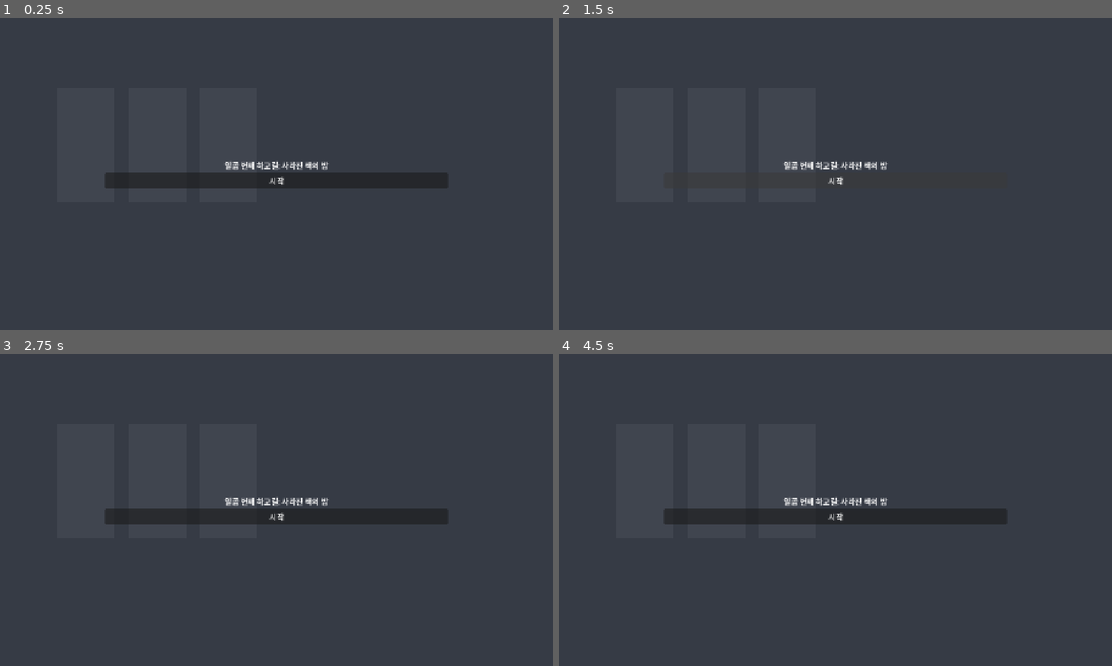
Above: before the commit, frames 1-4 (two rows, left to right).
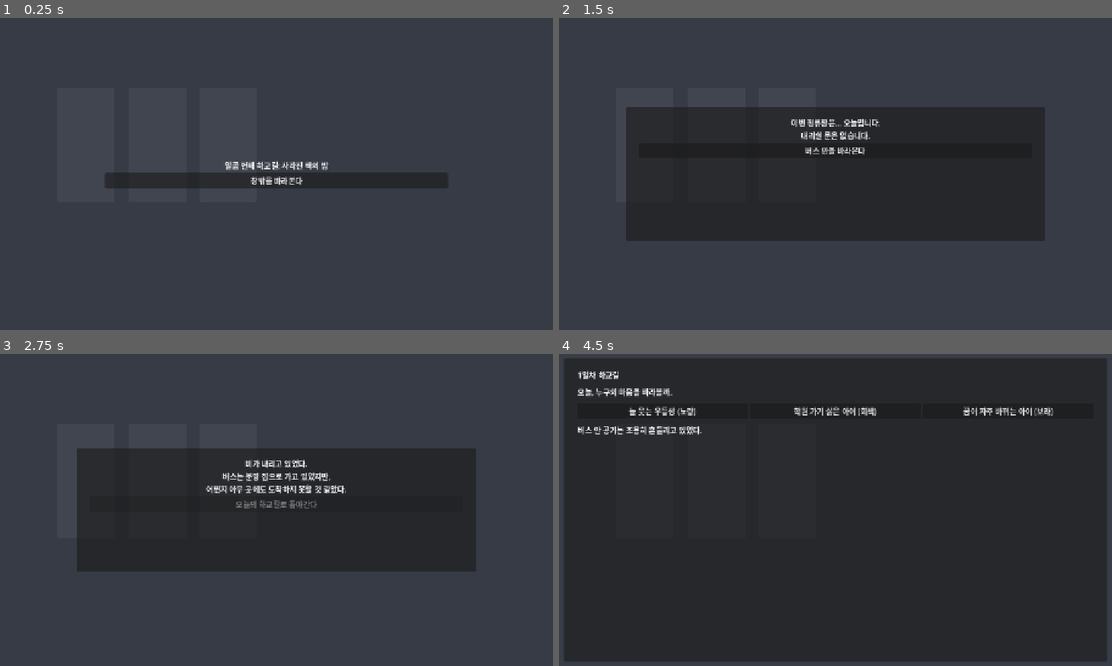
Above: after the commit, the same moments.

Repository: yogitobi31/afterschool
Game: Godot game, scene res://scenes/Main.tscn
Two runs of this game, one before a commit and one after it. Both use one fixed random seed, a clock stepped at 60 frames per second and the inputs below.
Inputs (mouse positions are in pixels of both pictures, inside the frame that each line leads up to):
- Up to frame 1 (0.25 s): no input
- Up to frame 2 (1.5 s): click "시작" (after the commit: "창밖을 바라본다") at 0.5 s; click (835, 180) at 1.25 s, where only the run before the commit has a clickable "시작"
- Up to frame 3 (2.75 s): click (276, 488) at 2 s, where only the run after the commit has a clickable "버스 안을 바라본다"
- Up to frame 4 (4.5 s): click (835, 516) at 2.75 s, where only the run before the commit has a clickable "시작"; tap Enter at 3.5 s; click (835, 503) at 4.25 s, where only the run after the commit has a clickable "오늘의 하교길로 돌아간다"

The runs differ from the first frame. In frame 1, 0.2% of the frame differs, in the area x 45-55%, y 50-54%; in frame 2, 29%; in frame 3, 25%; in frame 4, 91%, in the area x 1-99%, y 1-99%.
Error before the commit: Parse Error: Cannot infer the type of "observation" variable because the value doesn't have a set type. (res://scripts/main.gd:116)

Commit message:
Fix Godot typed parsing errors and deepen day-loop emotional flow

Diff:
--- a/scripts/audio_manager.gd
+++ b/scripts/audio_manager.gd
@@ -31,6 +31,11 @@
 func play_ambience(name: String) -> void:
 	_play_on_player(ambience_player, name)
 
+func stop_ambience(name: String = "") -> void:
+	if ambience_player == null:
+		return
+	ambience_player.stop()
+
 func play_sfx(name: String) -> void:
 	_play_on_player(sfx_player, name)
 
@@ -41,17 +46,17 @@
 func fade_bgm(duration: float = 0.8, target_db: float = -24.0) -> void:
 	if not bgm_player:
 		return
-	var tween := create_tween()
+	var tween: Tween = create_tween()
 	tween.tween_property(bgm_player, "volume_db", target_db, duration)
 
 func _create_player(bus_name: String) -> AudioStreamPlayer:
-	var player := AudioStreamPlayer.new()
+	var player: AudioStreamPlayer = AudioStreamPlayer.new()
 	player.bus = bus_name
 	add_child(player)
 	return player
 
 func _play_on_player(player: AudioStreamPlayer, slot_name: String) -> void:
-	var stream := _load_stream(slot_name)
+	var stream: AudioStream = _load_stream(slot_name)
 	if stream == null:
 		return
 	player.stream = stream
@@ -66,7 +71,7 @@
 	if not FileAccess.file_exists(path):
 		push_warning("오디오 파일이 없어 재생을 건너뜁니다: %s" % path)
 		return null
-	var stream := load(path)
+	var stream: Resource = load(path)
 	if stream == null:
 		push_warning("오디오를 로드하지 못했습니다: %s" % path)
-	return stream
+	return stream as AudioStream
--- a/scripts/game_state.gd
+++ b/scripts/game_state.gd
@@ -28,9 +28,13 @@
 	color_counts[color_id] = int(color_counts.get(color_id, 0)) + 1
 
 func small_change_for_today(student_id: String) -> String:
-	for choice in player_choices:
-		if choice.student_id == student_id and int(choice.day) == day - 1:
-			return SMALL_CHANGE_BY_COLOR.get(choice.color_id, "")
+	for choice_data in player_choices:
+		var choice: Dictionary = choice_data
+		var choice_student_id: String = str(choice.get("student_id", ""))
+		var choice_day: int = int(choice.get("day", 0))
+		if choice_student_id == student_id and choice_day == day - 1:
+			var color_id: String = str(choice.get("color_id", "gray"))
+			return str(SMALL_CHANGE_BY_COLOR.get(color_id, ""))
 	return ""
 
 func advance_day() -> bool:
@@ -38,10 +42,12 @@
 	return day > MAX_DAY
 
 func top_color_id() -> String:
-	var top := "blue"
-	var top_count := -1
-	for color_id in color_counts.keys():
-		if color_counts[color_id] > top_count:
+	var top: String = "blue"
+	var top_count: int = -1
+	for color_id_value in color_counts.keys():
+		var color_id: String = str(color_id_value)
+		var count: int = int(color_counts.get(color_id, 0))
+		if count > top_count:
 			top = color_id
-			top_count = color_counts[color_id]
+			top_count = count
 	return top
--- a/scripts/main.gd
+++ b/scripts/main.gd
@@ -60,9 +60,9 @@
 @onready var color_overlay_purple: ColorRect = $ArtLayer/ColorOverlayPurple
 @onready var color_overlay_gray: ColorRect = $ArtLayer/ColorOverlayGray
 
-var data := DataManager.new()
-var state := GameState.new()
-var audio := AudioManager.new()
+var data: DataManager = DataManager.new()
+var state: GameState = GameState.new()
+var audio: AudioManager = AudioManager.new()
 var current_student: Dictionary = {}
 
 func _ready() -> void:
@@ -88,7 +88,7 @@
 
 func show_day_intro(day: int) -> void:
 	_show_only(day_intro_layer)
-	day_intro_label.text = DAY_INTRO_TEXTS.get(day, "")
+	day_intro_label.text = str(DAY_INTRO_TEXTS.get(day, ""))
 	audio.fade_bgm(0.6, -14.0)
 	await get_tree().create_timer(1.7).timeout
 	day_intro_next_button.disabled = false
@@ -100,28 +100,37 @@
 	audio.play_ambience("bus_engine_ambience")
 	day_intro_next_button.disabled = true
 	day_label.text = "%d일차 하교길" % state.day
-	guide_label.text = DAY_GUIDES.get(state.day, "오늘, 누구의 마음을 바라볼까.")
+	guide_label.text = str(DAY_GUIDES.get(state.day, "오늘, 누구의 마음을 바라볼까."))
 	observe_label.text = "버스 안 공기는 조용히 흔들리고 있었다."
 	for child in student_buttons.get_children():
 		child.queue_free()
-	for student in data.students:
-		var b := Button.new()
-		b.text = "%s (%s)" % [student.name, student.outer_color]
+	for student_data in data.students:
+		var student: Dictionary = student_data as Dictionary
+		var b: Button = Button.new()
+		var student_name: String = str(student.get("name", "이름 없는 학생"))
+		var outer_color: String = str(student.get("outer_color", ""))
+		b.text = "%s (%s)" % [student_name, outer_color]
 		b.size_flags_horizontal = Control.SIZE_EXPAND_FILL
 		b.pressed.connect(func(s = student): _select_student(s))
 		student_buttons.add_child(b)
 
 func _select_student(student: Dictionary) -> void:
 	current_student = student
-	var observation := student.day_observations[state.day - 1]
-	var small_change := state.small_change_for_today(student.id)
+	var observations: Array = student.get("day_observations", [])
+	if observations.is_empty():
+		observe_label.text = "아직 관찰할 수 있는 단서가 없었다."
+		return
+	var day_index: int = clamp(state.day - 1, 0, observations.size() - 1)
+	var observation: String = str(observations[day_index])
+	var student_id: String = str(student.get("id", "unknown"))
+	var small_change: String = state.small_change_for_today(student_id)
 	if not small_change.is_empty():
 		observation += "\n" + small_change
 	observe_label.text = observation
 	guide_label.text = "조금 더 살펴본다"
-	_set_student_change_slot(student.id, not small_change.is_empty())
+	_set_student_change_slot(student_id, not small_change.is_empty())
 	if not $Root/BusLayer/Margin/V.has_node("TalkNow"):
-		var talk_btn := Button.new()
+		var talk_btn: Button = Button.new()
 		talk_btn.name = "TalkNow"
 		talk_btn.text = "그 아이에게 말을 건넨다"
 		talk_btn.pressed.connect(_show_talk)
@@ -129,8 +138,11 @@
 
 func _show_talk() -> void:
 	_show_only(talk_layer)
-	talk_name_label.text = current_student.name
-	talk_text_label.text = current_student.talk["day%d" % state.day]
+	var student_name: String = str(current_student.get("name", "이름 없는 학생"))
+	talk_name_label.text = student_name
+	var talks: Dictionary = current_student.get("talk", {}) as Dictionary
+	var talk_key: String = "day%d" % state.day
+	talk_text_label.text = str(talks.get(talk_key, "..."))
 
 func _show_color_choice() -> void:
 	_show_only(color_layer)
@@ -139,25 +151,34 @@
 	color_prompt_label.text = "어떤 색을 조심스럽게 건넬까."
 	for child in color_cards.get_children():
 		child.queue_free()
-	for color_data in data.colors:
-		var card := Button.new()
-		card.text = "%s\n%s" % [color_data.name, color_data.meaning]
+	for color_item in data.colors:
+		var color_data: Dictionary = color_item as Dictionary
+		var card: Button = Button.new()
+		var color_name: String = str(color_data.get("name", "이름 없는 색"))
+		var color_meaning: String = str(color_data.get("meaning", ""))
+		card.text = "%s\n%s" % [color_name, color_meaning]
 		card.autowrap_mode = TextServer.AUTOWRAP_WORD_SMART
 		card.custom_minimum_size = Vector2(0, 72)
-		card.modulate = Color.from_string(color_data.hex, Color.WHITE)
+		var color_hex: String = str(color_data.get("hex", "#ffffff"))
+		card.modulate = Color.from_string(color_hex, Color.WHITE)
 		card.pressed.connect(func(c = color_data): _choose_color(c))
 		color_cards.add_child(card)
 
 func _choose_color(color_data: Dictionary) -> void:
-	state.record_choice(current_student.id, color_data.id)
+	var student_id: String = str(current_student.get("id", "unknown"))
+	var color_id: String = str(color_data.get("id", "gray"))
+	state.record_choice(student_id, color_id)
 	audio.play_sfx("ui_select_sfx")
 	audio.set_ambience_volume(0.0)
 	_show_only(result_layer)
-	result_label.text = "%s에게 %s을(를) 건넸다.\n%s" % [current_student.name, color_data.name, _reaction_text(color_data.id)]
+	var student_name: String = str(current_student.get("name", "그 아이"))
+	var color_name: String = str(color_data.get("name", "색"))
+	result_label.text = "%s에게 %s을(를) 건넸다.\n%s" % [student_name, color_name, _reaction_text(color_id)]
 	$Root/ResultLayer/Margin/V/NextButton.text = "다음 하교길"
 
 func _reaction_text(color_id: String) -> String:
-	if current_student.hint_colors.has(color_id):
+	var hint_colors: Array = current_student.get("hint_colors", [])
+	if hint_colors.has(color_id):
 		return "그 아이의 침묵이 아주 조금 덜 무거워졌다."
 	return "정답은 없어도, 바라본 마음은 남는다."
 
@@ -172,8 +193,8 @@
 	_show_only(ending_layer)
 	audio.play_bgm("ending_bgm")
 	audio.play_ambience("rain_ambience")
-	var top := state.top_color_id()
-	var ending_tail := SMALL_CHANGE_BY_COLOR.get(top, SMALL_CHANGE_BY_COLOR["gray"])
+	var top: String = state.top_color_id()
+	var ending_tail: String = str(SMALL_CHANGE_BY_COLOR.get(top, SMALL_CHANGE_BY_COLOR["gray"]))
 	ending_label.text = "버스는 여전히 비 오는 길을 달리고 있었다.\n학원가의 불빛도, 젖은 창문도 그대로였다.\n하지만 오늘,\n누군가의 마음은 아주 조금 덜 혼자였다.\n%s" % ending_tail
 
 func _restart() -> void:
@@ -182,8 +203,10 @@
 	audio.play_bgm("title_bgm")
 
 func _apply_day_tone() -> void:
-	var hint_alpha := 0.03 + float(state.day - 1) * 0.05
-	backdrop.color = [Color(0.09, 0.11, 0.15), Color(0.1, 0.12, 0.16), Color(0.11, 0.13, 0.17)][state.day - 1]
+	var hint_alpha: float = 0.03 + float(state.day - 1) * 0.05
+	var day_colors: Array[Color] = [Color(0.09, 0.11, 0.15), Color(0.1, 0.12, 0.16), Color(0.11, 0.13, 0.17)]
+	var day_index: int = clamp(state.day - 1, 0, day_colors.size() - 1)
+	backdrop.color = day_colors[day_index]
 	bus_background_day1.visible = state.day == 1
 	bus_background_day2.visible = state.day == 2
 	bus_background_day3.visible = state.day == 3
@@ -200,5 +223,6 @@
 	student_3_changed.visible = changed and student_id == "dream_student"
 
 func _show_only(target: Control) -> void:
-	for layer in [title_layer, intro_layer, day_intro_layer, bus_layer, talk_layer, color_layer, result_layer, ending_layer]:
+	var layers: Array[Control] = [title_layer, intro_layer, day_intro_layer, bus_layer, talk_layer, color_layer, result_layer, ending_layer]
+	for layer in layers:
 		layer.visible = layer == target
